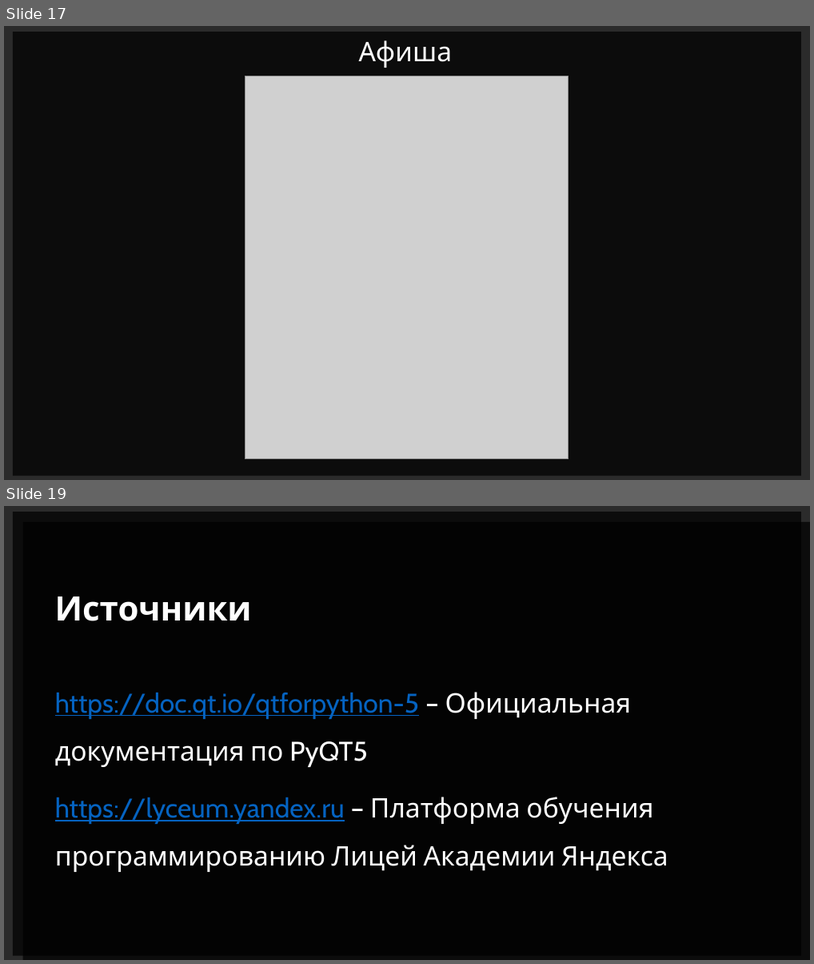
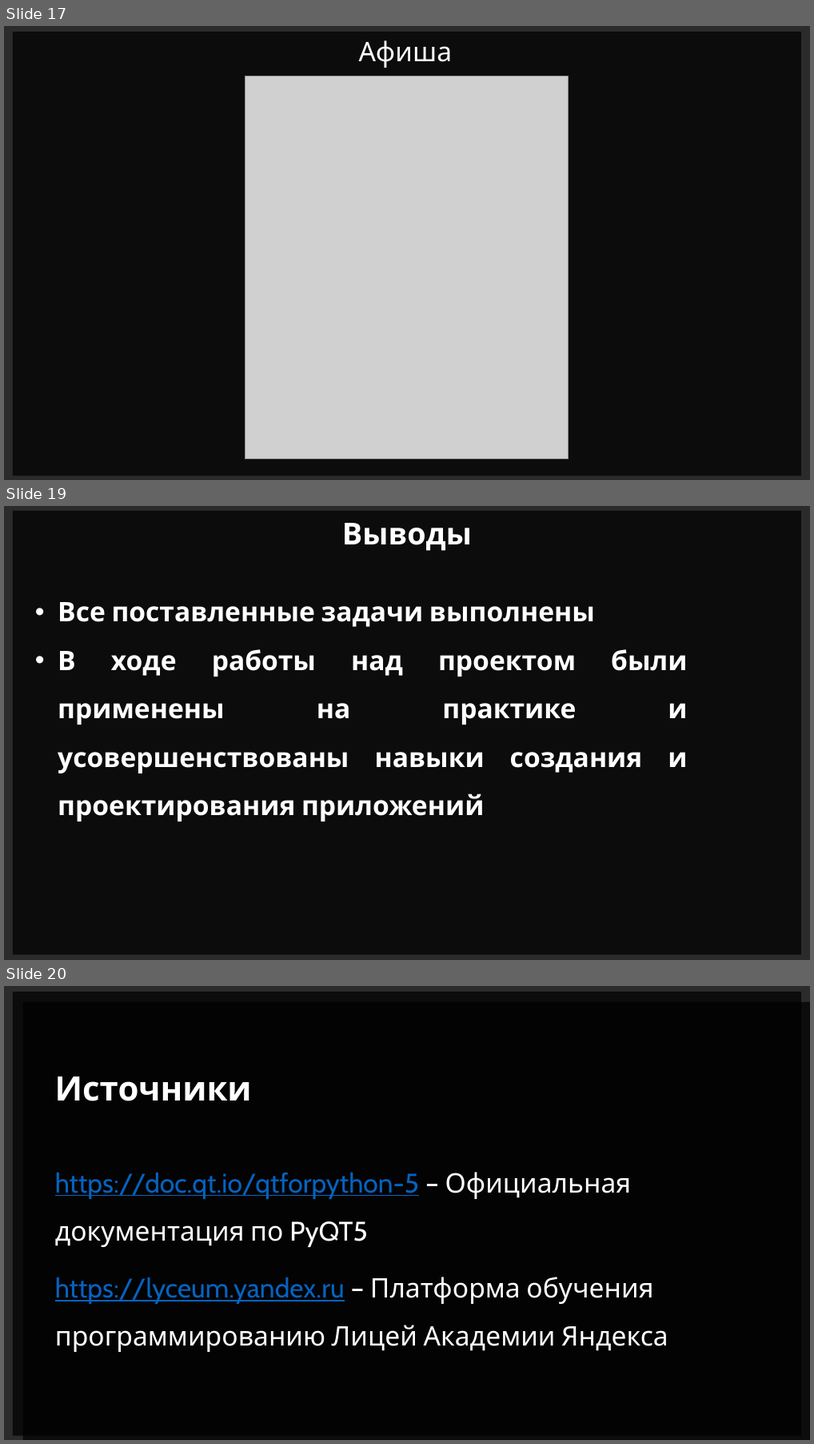
Before and after one commit to fivan999/cinema-controlling-system, a slide deck: data/description_files/cinema-controlling-system.pptm. Shown one above the other, each under a label of ours: slides 17 and 19 before the commit, slides 17, 19 and 20 after it; the slides between them are not shown. The pictures are 814x964 and 814x1444 pixels, drawn with LibreOffice and Linux fonts; fonts in the diff are those of the drawing; grey boxes stand for pictures; background and template pictures are left out; a plain dark background stands for a picture behind light text. Boxes give left, top, right and bottom in pixels: in the first picture for what was removed or moved away, otherwise in the second. Text is boxed around its words. In the diff, an @@ line names an element or a change of style, - is before the commit and + after.

```diff
--- a/data/description_files/cinema-controlling-system.pptm
+++ b/data/description_files/cinema-controlling-system.pptm
@@ slide 19 added at box(4, 506, 810, 960), background picture (left out) @@
@@ rectangle added at box(13, 511, 802, 954), fill #000000 at 70% opacity @@
@@ text added at box(342, 523, 472, 551), 36 pt, text #FFFFFF, bold @@
+Выводы
@@ text added at box(58, 602, 687, 821), 32 pt, text #FFFFFF, bold @@
+• Все поставленные задачи выполнены
+• В ходе работы над проектом были применены на практике и усовершенствованы навыки создания и проектирования приложений
@@ what was slide 19 is now slide 20 @@
```
Also in this commit, not shown: 6 slides changed.
